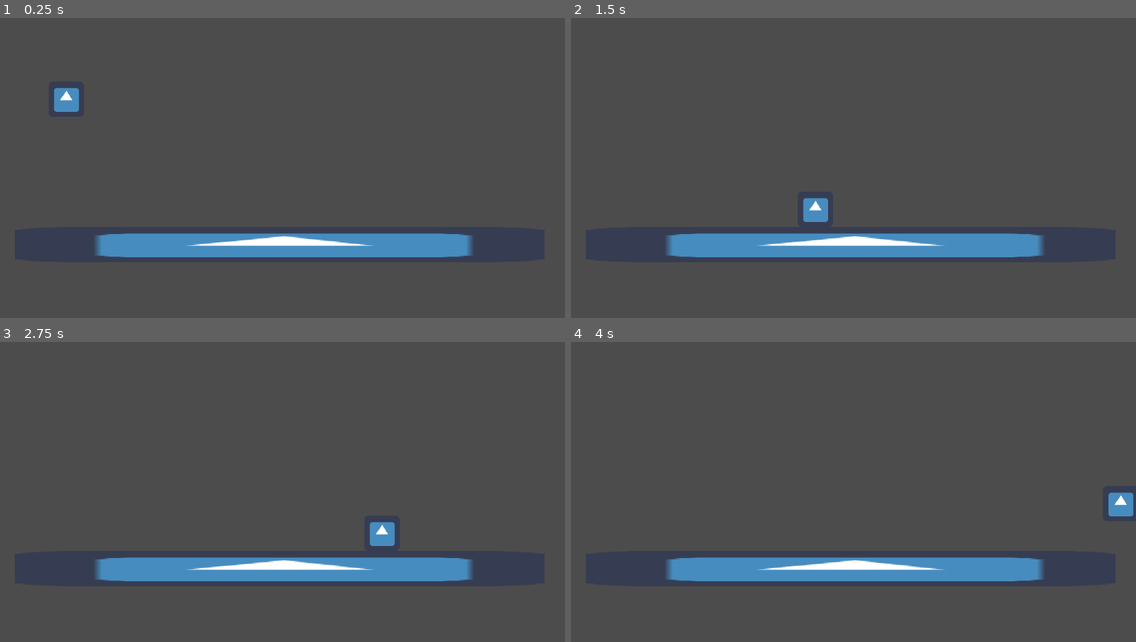
Above: before the commit, frames 1-4 (two rows, left to right).
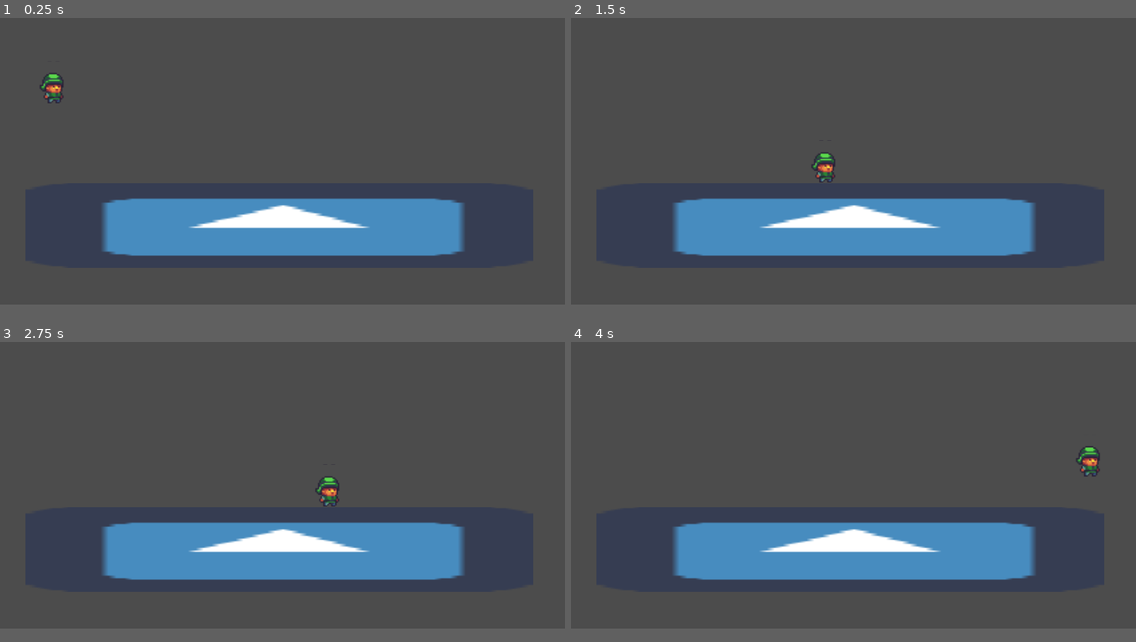
Above: after the commit, the same moments.

Repository: tomas7770/mario-clone
Game: Godot game, scene res://Scenes/TestLevel.tscn
The game is run twice, just before and just after one commit, with the same random seed, the same clock (stepped at 60 frames per second) and the same inputs. The engine's default icon, where the game draws it, is replaced by a stand-in: a white triangle on a blue panel in a dark square.
Inputs:
- Up to frame 1 (0.25 s): no input
- Up to frame 2 (1.5 s): hold Right (plr1_right) from 0.53 s (still down); tap Space (plr1_jump) at 0.77 s
- Up to frame 3 (2.75 s): tap Space (plr1_jump) at 1.52 s; release Right (plr1_right) at 2.03 s; hold Left (plr1_left) from 2.03 s (still down)
- Up to frame 4 (4 s): release Left (plr1_left) at 2.78 s; hold Right (plr1_right) from 2.78 s (still down); tap Space (plr1_jump) at 3.02, 3.77 s
The window is 800x469 before the commit and 800x450 after it. Grey fills any space a smaller window leaves; there, only what the larger window draws over its background counts as a difference.

The runs differ from the first frame. In frame 1, 9.6% of the frame differs, in the area x 7-84%, y 18-80%; in frame 2, 9.1%; in frame 3, 9.0%; in frame 4, 9.7%, in the area x 16-100%, y 34-80%.

Commit message:
Add player sprite and adjust game sizes accordingly

Diff:
--- a/Scenes/Player/Player.gd
+++ b/Scenes/Player/Player.gd
@@ -1,10 +1,10 @@
 extends Node2D
 
-export (float) var gravity = 2500.0
-export (float) var acceleration = 800.0
-export (float) var deceleration = 2000.0
-export (float) var max_speed = 500.0
-export (float) var jump_velocity = 1000.0
+export (float) var gravity = 1200.0
+export (float) var acceleration = 500.0
+export (float) var deceleration = 1200.0
+export (float) var max_speed = 200.0
+export (float) var jump_velocity = 450.0
 export (float) var stop_jump_factor = 0.2
 
 onready var body = $Body
--- a/Scenes/Player/Player.tscn
+++ b/Scenes/Player/Player.tscn
@@ -1,17 +1,67 @@
-[gd_scene load_steps=5 format=2]
+[gd_scene load_steps=13 format=2]
 
-[ext_resource path="res://Assets/Graphics/icon.png" type="Texture" id=1]
+[ext_resource path="res://Assets/Graphics/Player/Player.png" type="Texture" id=1]
 [ext_resource path="res://Scenes/Player/Player.gd" type="Script" id=2]
 
 [sub_resource type="RectangleShape2D" id=1]
-extents = Vector2( 32, 32 )
+extents = Vector2( 8, 12 )
+
+[sub_resource type="AtlasTexture" id=3]
+flags = 4
+atlas = ExtResource( 1 )
+region = Rect2( 0, 64, 32, 32 )
+
+[sub_resource type="AtlasTexture" id=7]
+flags = 4
+atlas = ExtResource( 1 )
+region = Rect2( 128, 64, 32, 32 )
+
+[sub_resource type="AtlasTexture" id=8]
+flags = 4
+atlas = ExtResource( 1 )
+region = Rect2( 160, 64, 32, 32 )
+
+[sub_resource type="AtlasTexture" id=9]
+flags = 4
+atlas = ExtResource( 1 )
+region = Rect2( 192, 64, 32, 32 )
+
+[sub_resource type="AtlasTexture" id=10]
+flags = 4
+atlas = ExtResource( 1 )
+region = Rect2( 224, 64, 32, 32 )
+
+[sub_resource type="AtlasTexture" id=4]
+flags = 4
+atlas = ExtResource( 1 )
+region = Rect2( 32, 64, 32, 32 )
+
+[sub_resource type="AtlasTexture" id=5]
+flags = 4
+atlas = ExtResource( 1 )
+region = Rect2( 64, 64, 32, 32 )
+
+[sub_resource type="AtlasTexture" id=6]
+flags = 4
+atlas = ExtResource( 1 )
+region = Rect2( 96, 64, 32, 32 )
 
 [sub_resource type="SpriteFrames" id=2]
 animations = [ {
-"frames": [ ExtResource( 1 ) ],
+"frames": [ SubResource( 3 ) ],
 "loop": true,
-"name": "default",
+"name": "idle",
 "speed": 5.0
+}, {
+"frames": [ SubResource( 7 ), SubResource( 8 ), SubResource( 9 ), SubResource( 10 ) ],
+"loop": false,
+"name": "jump",
+"speed": 10.0
+}, {
+"frames": [ SubResource( 4 ), SubResource( 5 ), SubResource( 6 ), SubResource( 5 ) ],
+"loop": true,
+"name": "walk",
+"speed": 10.0
 } ]
 
 [node name="Player" type="Node2D"]
@@ -24,3 +74,5 @@
 
 [node name="AnimatedSprite" type="AnimatedSprite" parent="."]
 frames = SubResource( 2 )
+animation = "idle"
+offset = Vector2( 0, -4 )
--- a/Scenes/TestLevel.tscn
+++ b/Scenes/TestLevel.tscn
@@ -4,19 +4,19 @@
 [ext_resource path="res://Assets/Graphics/icon.png" type="Texture" id=2]
 
 [sub_resource type="RectangleShape2D" id=1]
-extents = Vector2( 480, 32 )
+extents = Vector2( 192, 32 )
 
 [node name="TestLevel" type="Node2D"]
 
 [node name="Player" parent="." instance=ExtResource( 1 )]
-position = Vector2( 120, 120 )
+position = Vector2( 40, 36 )
 
 [node name="StaticBody2D" type="StaticBody2D" parent="."]
-position = Vector2( 507, 467 )
+position = Vector2( 211, 180 )
 
 [node name="CollisionShape2D" type="CollisionShape2D" parent="StaticBody2D"]
 shape = SubResource( 1 )
 
 [node name="Sprite" type="Sprite" parent="StaticBody2D"]
-scale = Vector2( 15, 1 )
+scale = Vector2( 6, 1 )
 texture = ExtResource( 2 )
--- a/project.godot
+++ b/project.godot
@@ -16,6 +16,10 @@
 
 [display]
 
+window/size/width=427
+window/size/height=240
+window/size/test_width=1280
+window/size/test_height=720
 window/dpi/allow_hidpi=true
 window/stretch/mode="2d"
 window/stretch/aspect="expand"
